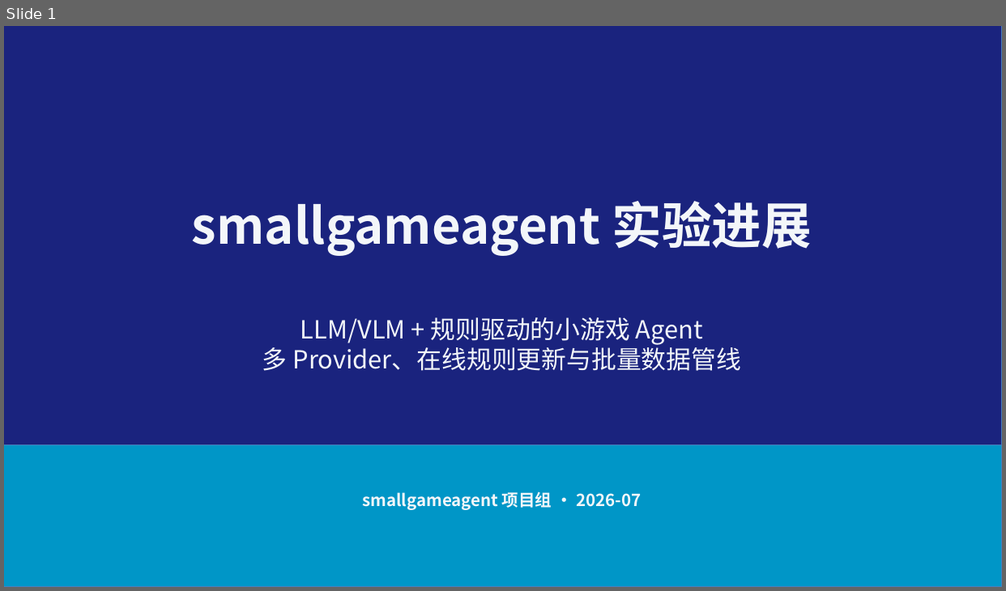
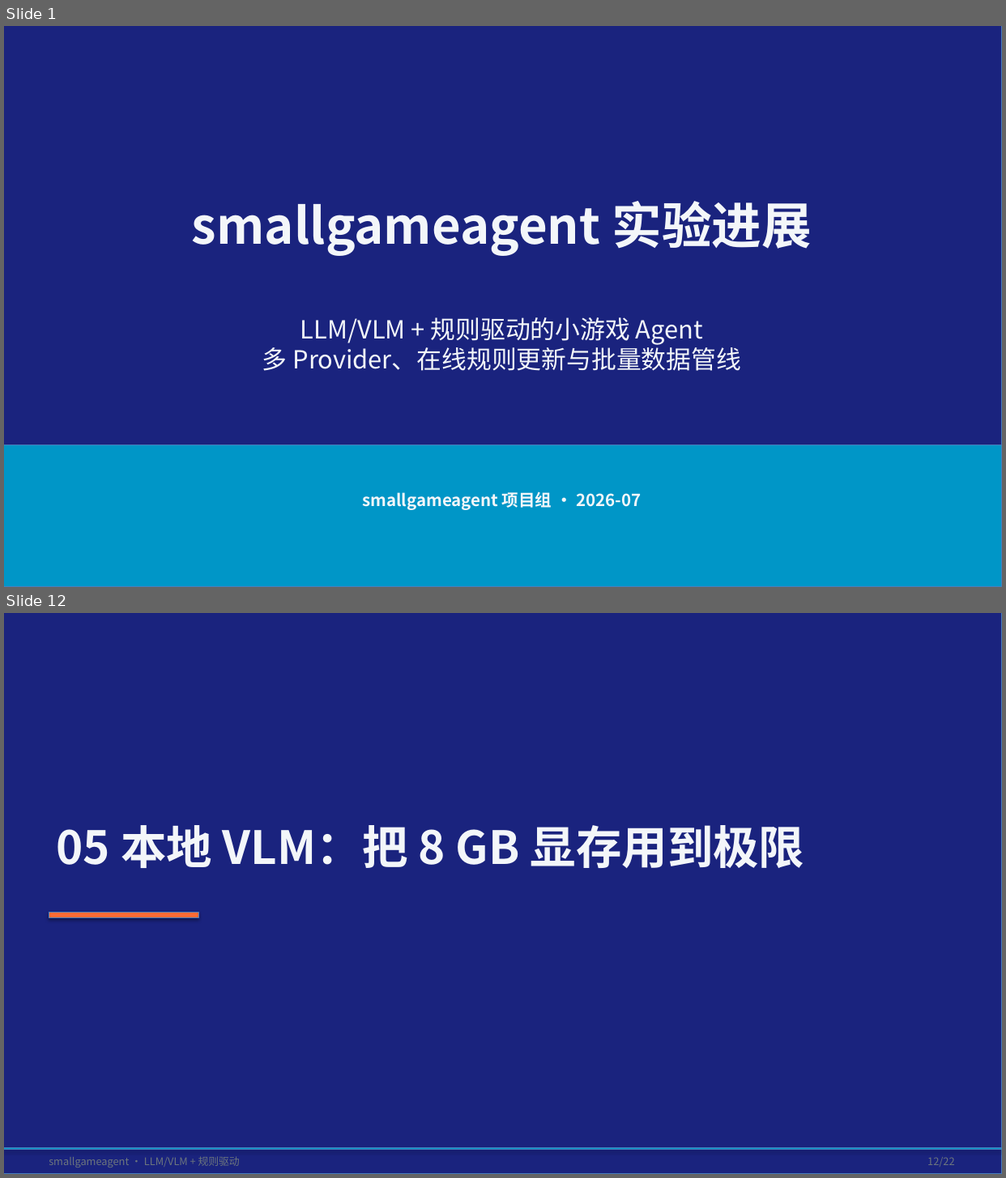
Before and after one commit to tzhazuma/smallgameagent, a slide deck: reports/smallgameagent_report.pptx. Shown one above the other, each under a label of ours: slide 1 before the commit, slides 1 and 12 after it; the slides between them are not shown. The pictures are 1006x591 and 1006x1178 pixels, drawn with LibreOffice and Linux fonts; fonts in the diff are those of the drawing. Boxes give left, top, right and bottom in pixels: in the first picture for what was removed or moved away, otherwise in the second. Text is boxed around its words. In the diff, an @@ line names an element or a change of style, - is before the commit and + after.

```diff
--- a/reports/smallgameagent_report.pptx
+++ b/reports/smallgameagent_report.pptx
@@ slide 12 added at box(4, 613, 1002, 1174), background #FFFFFF @@
@@ rectangle added at box(4, 613, 1002, 1174), fill #1A237E, outline #4B7EBC 0.75 pt @@
@@ text added at box(56, 825, 805, 868), 44 pt, text #F3F6F9, bold @@
+05 本地 VLM：把 8 GB 显存用到极限
@@ rectangle added at box(49, 913, 198, 918), fill #FF6B35, outline #4B7EBC 0.75 pt @@
@@ rectangle added at box(4, 1148, 1002, 1150), fill #0096C7, outline #4B7EBC 0.75 pt @@
@@ text added at box(49, 1157, 240, 1168), 10 pt, text #6C757D @@
+smallgameagent · LLM/VLM + 规则驱动
@@ text added at box(927, 1157, 954, 1166), 10 pt, text #6C757D @@
+12/22
```
Also in this commit, not shown: 8 slides changed, 12 other slides added, 2 slides removed, 8 other files.
